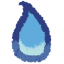
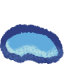
Before/after of a w=64, h=64 layered artwork. What changed in the layer stack:
added layer "soakanim" above "idle" over [0, 0, 64, 64]
moved "background" into group "idle" over [0, 0, 64, 64]
moved "Paint Layer 2" into group "idle" over [0, 0, 64, 64]
moved "Paint Layer 1" into group "idle" over [0, 0, 64, 64]
